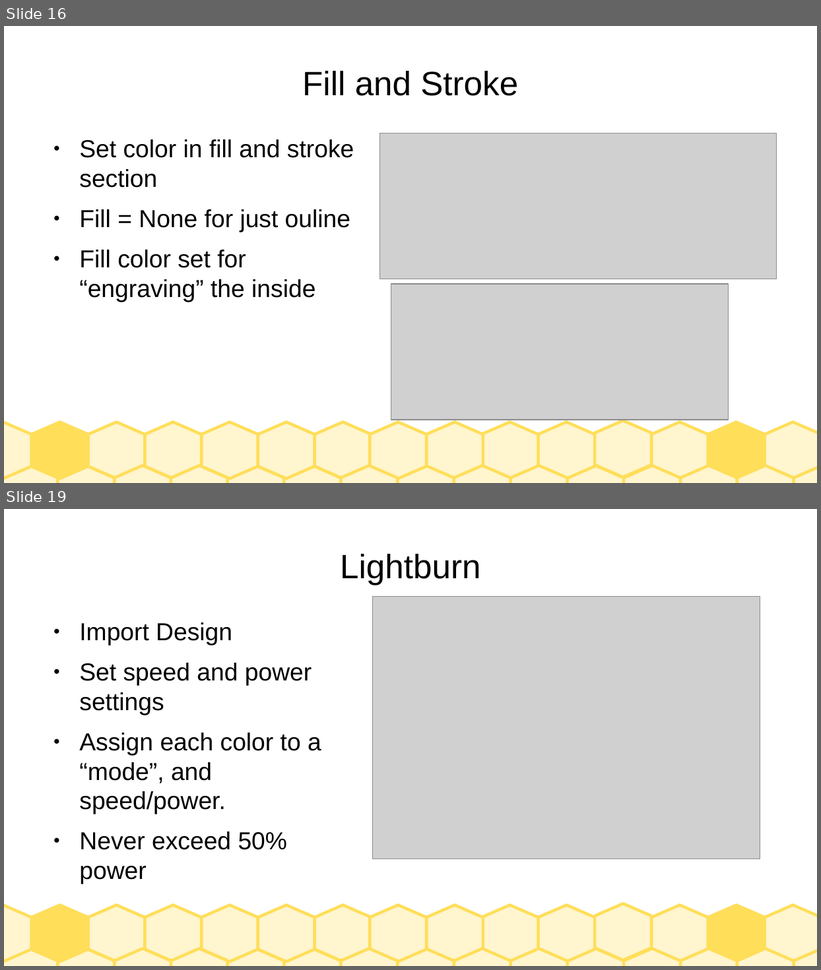
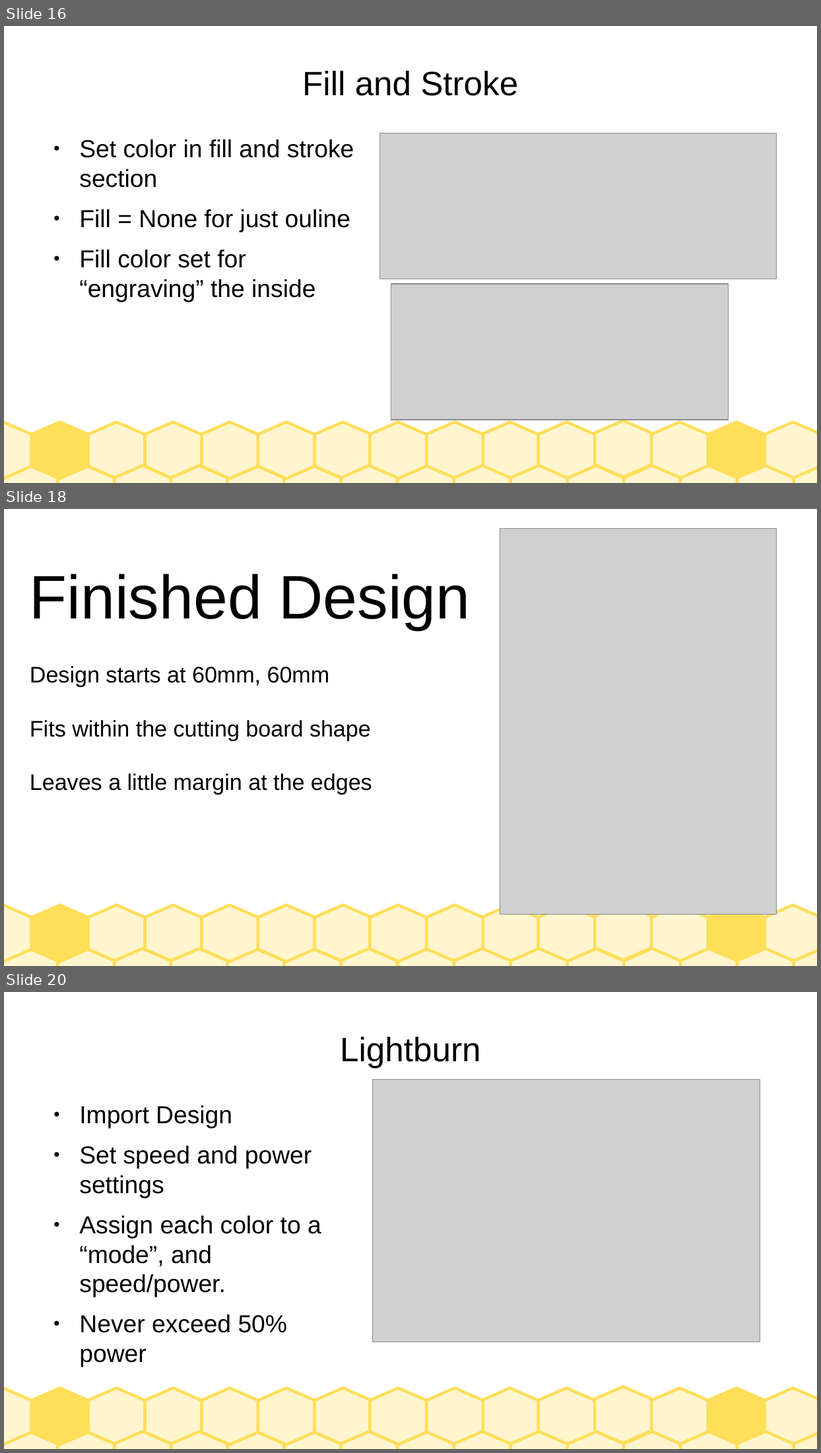
Before and after one commit to jarney/SparkStudioSalem-IndustrialLaserCutters, a slide deck: Training-GeneralPublic.odp. Shown one above the other, each under a label of ours: slides 16 and 19 before the commit, slides 16, 18 and 20 after it; the slides between them are not shown. The pictures are 821x970 and 821x1453 pixels, drawn with LibreOffice and Linux fonts; fonts in the diff are those of the drawing; grey boxes stand for pictures. Boxes give left, top, right and bottom in pixels: in the first picture for what was removed or moved away, otherwise in the second. Text is boxed around its words. In the diff, an @@ line names an element or a change of style, - is before the commit and + after.

```diff
--- a/Training-GeneralPublic.odp
+++ b/Training-GeneralPublic.odp
@@ slide 18 added at (x1=4, y1=509, x2=817, y2=966), background #FFFFFF; not listed: 30 template elements that a slide beside it also shows @@
@@ picture added at (x1=500, y1=528, x2=777, y2=915) @@
@@ text added at (x1=30, y1=574, x2=471, y2=630), 60 pt, text #000000 @@
+Finished Design
@@ text added at (x1=30, y1=666, x2=372, y2=795), 22 pt, text #000000 @@
+Design starts at 60mm, 60mm
+Fits within the cutting board shape
+Leaves a little margin at the edges
@@ what was slide 19 is now slide 20 @@
```
Also in this commit, not shown: 3 slides changed, 1 other slide added, 1 slide removed, 3 other files.
